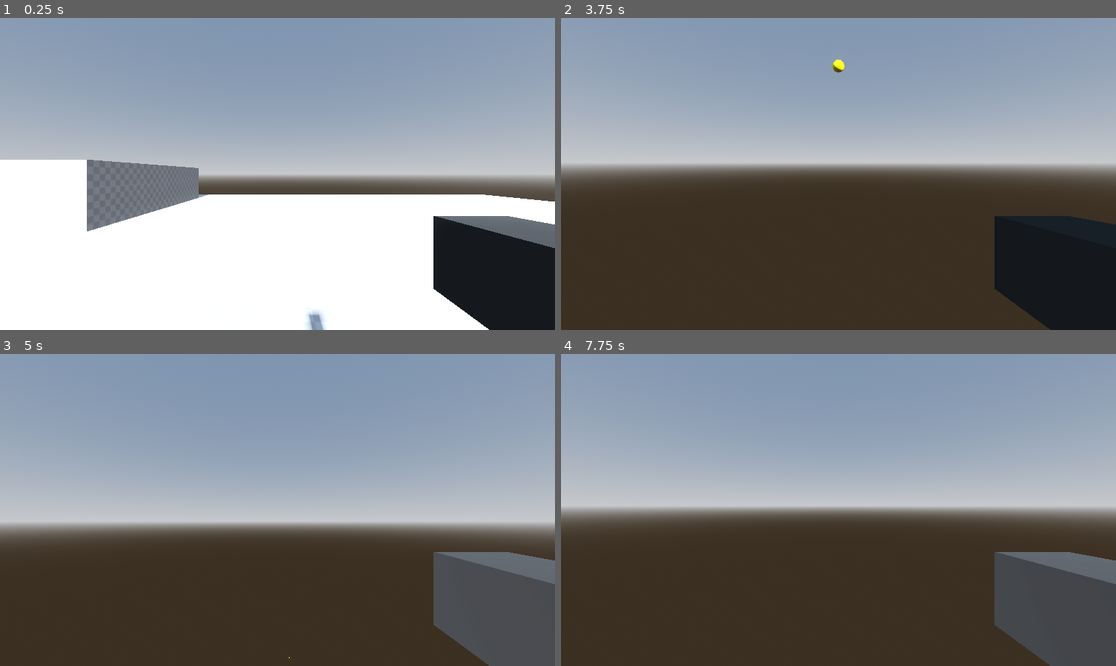
Above: before the commit, frames 1-4 (two rows, left to right).
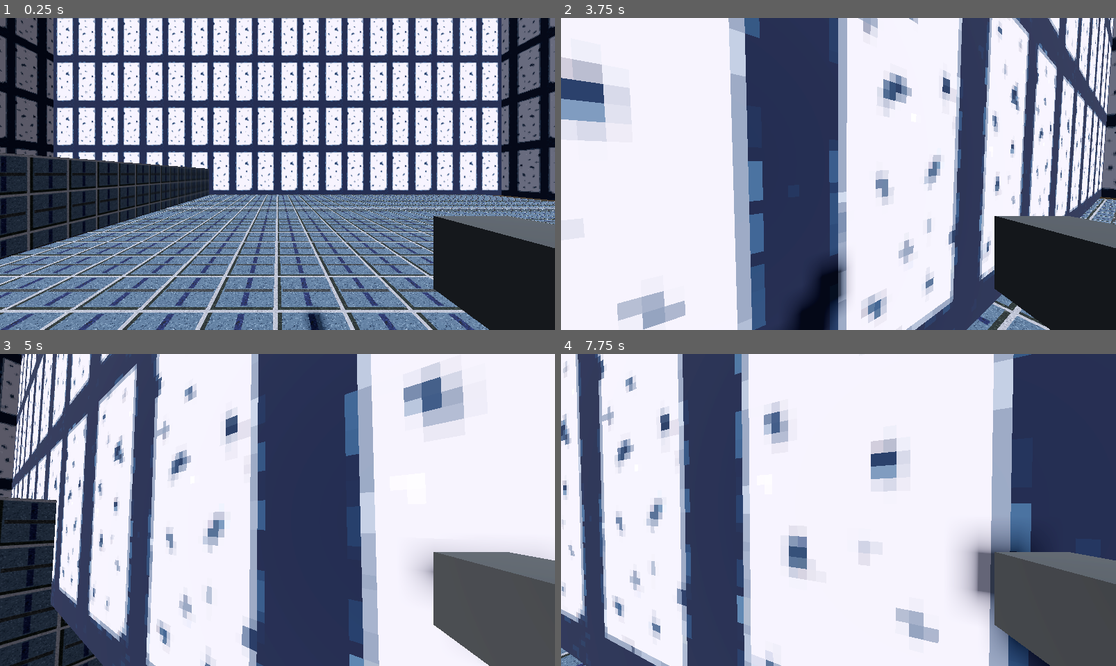
Above: after the commit, the same moments.

Repository: UselessFodder/Filthy_Neon_FPS_Project
Game: Godot game, scene res://world.tscn
Same seed, same stepped clock (60 frames per second), same inputs: the game is played once before the commit and once after it.
Inputs (mouse positions are in pixels of both pictures, inside the frame that each line leads up to):
- Up to frame 1 (0.25 s): no input
- Up to frame 2 (3.75 s): tap Enter (ui_accept) at 0.5, 0.77, 1.52, 2.75, 3.02 s; move the mouse to (866, 174) at 0.52 s; hold Ctrl (crouch) 0.53-1.28 s; hold Up (ui_up) from 0.53 s (still down); move the mouse to (810, 174) at 1.27 s; click (810, 174) at 1.35 s; move the mouse to (849, 167) at 2.02 s; hold Shift (sprint) 2.03-2.78 s; move the mouse to (832, 180) at 2.77 s; tap Ctrl (crouch) at 2.85 s; move the mouse to (877, 177) at 3.52 s; press the mouse at (877, 177) at 3.53 s
- Up to frame 3 (5 s): keep holding Up (ui_up); tap Enter (ui_accept) at 3.77, 4.52 s; move the mouse to (233, 506) at 4.27 s; release the mouse at (233, 506) at 4.28 s; tap Shift (sprint) at 4.35 s
- Up to frame 4 (7.75 s): move the mouse to (844, 510) at 5.02 s; hold Ctrl (crouch) 5.03-5.78 s; tap Enter (ui_accept) at 5.75, 6.02, 6.77, 7.52 s; move the mouse to (816, 503) at 5.77 s; release Up (ui_up) at 5.78 s; hold Right (ui_right) 5.78-6.53 s; click (816, 503) at 5.85 s; move the mouse to (866, 510) at 6.52 s; hold Shift (sprint) 6.53-7.28 s; hold Up (ui_up) from 6.53 s (still down); move the mouse to (810, 510) at 7.27 s; tap Ctrl (crouch) at 7.35 s

The runs differ from the first frame. In frame 1, 91% of the frame differs, in the area x 0-100%, y 0-100%; in frame 2, 92%; in frame 3, 91%; in frame 4, 91%.

Commit message:
Added some test textures and made box zone

Diff:
--- a/bullet.tscn
+++ b/bullet.tscn
@@ -3,8 +3,8 @@
 [ext_resource type="Script" path="res://bullet body.gd" id="1_ok1ik"]
 
 [sub_resource type="PhysicsMaterial" id="PhysicsMaterial_x2lyj"]
-friction = 0.2
-bounce = 0.5
+friction = 0.1
+bounce = 0.7
 
 [sub_resource type="SphereShape3D" id="SphereShape3D_lyrl0"]
 radius = 0.2
@@ -20,13 +20,15 @@
 [node name="bullet" type="Node3D"]
 
 [node name="bullet body" type="RigidBody3D" parent="."]
+mass = 0.25
 physics_material_override = SubResource("PhysicsMaterial_x2lyj")
+continuous_cd = true
 max_contacts_reported = 10
 contact_monitor = true
 script = ExtResource("1_ok1ik")
 
 [node name="collider" type="CollisionShape3D" parent="bullet body"]
-transform = Transform3D(0.2, 0, 0, 0, 0.2, 0, 0, 0, 0.2, 0, 0, 0)
+transform = Transform3D(0.05, 0, 0, 0, 0.05, 0, 0, 0, 0.05, 0, 0, 0)
 shape = SubResource("SphereShape3D_lyrl0")
 
 [node name="mesh" type="MeshInstance3D" parent="bullet body/collider"]
--- a/weapon.gd
+++ b/weapon.gd
@@ -1,8 +1,8 @@
 class_name Weapon extends Node3D
 
 @export var is_automatic = true
-const SPEED = 20
-const RATE_OF_FIRE = 120.0
+const SPEED = 50
+const RATE_OF_FIRE = 300.0
 
 var ready_to_fire = true
 
--- a/world.tscn
+++ b/world.tscn
@@ -1,8 +1,8 @@
-[gd_scene load_steps=14 format=3 uid="uid://c38oo4hewv0mn"]
+[gd_scene load_steps=10 format=3 uid="uid://c38oo4hewv0mn"]
 
 [ext_resource type="PackedScene" uid="uid://ckglgbmpqcw2y" path="res://player.tscn" id="1_yecuh"]
-[ext_resource type="Texture2D" uid="uid://dtslkm84s5v1t" path="res://textures/texture_06.png" id="2_s6tlx"]
-[ext_resource type="Shader" path="res://world.gdshader" id="3_ry6mq"]
+[ext_resource type="Texture2D" uid="uid://bvylvyu8b5g1u" path="res://textures/panel2.png" id="4_qfp77"]
+[ext_resource type="Texture2D" uid="uid://bgk46m01afyya" path="res://textures/texturetest.png" id="5_m4eg6"]
 
 [sub_resource type="ProceduralSkyMaterial" id="ProceduralSkyMaterial_khrc0"]
 sky_horizon_color = Color(0.64625, 0.65575, 0.67075, 1)
@@ -17,31 +17,31 @@
 tonemap_mode = 2
 glow_enabled = true
 
-[sub_resource type="BoxShape3D" id="BoxShape3D_wccvw"]
-size = Vector3(20, 0.5, 20)
+[sub_resource type="StandardMaterial3D" id="StandardMaterial3D_n2wbw"]
+transparency = 1
+diffuse_mode = 1
+albedo_texture = ExtResource("4_qfp77")
+uv1_scale = Vector3(0.5, 0.5, 0.5)
+uv1_offset = Vector3(0, 0, 0.25)
+uv1_triplanar = true
+texture_filter = 0
 
-[sub_resource type="ShaderMaterial" id="ShaderMaterial_5k67n"]
-render_priority = 0
-shader = ExtResource("3_ry6mq")
+[sub_resource type="StandardMaterial3D" id="StandardMaterial3D_yosii"]
+transparency = 1
+diffuse_mode = 1
+albedo_color = Color(0.592157, 0.592157, 0.592157, 1)
+albedo_texture = ExtResource("5_m4eg6")
+uv1_scale = Vector3(2, 2, 2)
+uv1_triplanar = true
+texture_filter = 0
 
-[sub_resource type="StandardMaterial3D" id="StandardMaterial3D_61lfq"]
-next_pass = SubResource("ShaderMaterial_5k67n")
-albedo_color = Color(1, 0.380392, 1, 1)
-albedo_texture = ExtResource("2_s6tlx")
+[sub_resource type="StandardMaterial3D" id="StandardMaterial3D_enrjr"]
+albedo_color = Color(0.709804, 0.709804, 0.709804, 1)
+albedo_texture = ExtResource("5_m4eg6")
+refraction_enabled = true
+uv1_scale = Vector3(2, 2, 2)
 uv1_triplanar = true
-
-[sub_resource type="BoxMesh" id="BoxMesh_8vlek"]
-material = SubResource("StandardMaterial3D_61lfq")
-size = Vector3(20, 0.5, 20)
-
-[sub_resource type="PortableCompressedTexture2D" id="PortableCompressedTexture2D_l3tlq"]
-
-[sub_resource type="StandardMaterial3D" id="StandardMaterial3D_r07ey"]
-roughness_texture = SubResource("PortableCompressedTexture2D_l3tlq")
-
-[sub_resource type="StandardMaterial3D" id="StandardMaterial3D_qyu3t"]
-albedo_texture = ExtResource("2_s6tlx")
-uv1_triplanar = true
+grow = true
 
 [node name="World" type="Node3D"]
 
@@ -49,29 +49,45 @@
 environment = SubResource("Environment_xkdit")
 
 [node name="DirectionalLight3D" type="DirectionalLight3D" parent="."]
-transform = Transform3D(1, 0, 0, 0, 0.821149, 0.570714, 0, -0.570714, 0.821149, 0, 8.09588, 0)
+transform = Transform3D(1, 0, 0, 0, 0.821149, 0.570714, 0, -0.570714, 0.821149, 0, 25.234, 0)
 shadow_enabled = true
 
-[node name="Node3D" parent="." instance=ExtResource("1_yecuh")]
+[node name="Player Character" parent="." instance=ExtResource("1_yecuh")]
 transform = Transform3D(1, 0, 0, 0, 1, 0, 0, 0, 1, 0, 0.758151, 0)
 
-[node name="RigidBody3D" type="RigidBody3D" parent="."]
-transform = Transform3D(1, 0, 0, 0, 1, 0, 0, 0, 1, 0, -1, 0)
+[node name="Walls" type="Node3D" parent="."]
 
-[node name="CollisionShape3D" type="CollisionShape3D" parent="RigidBody3D"]
-shape = SubResource("BoxShape3D_wccvw")
+[node name="Wall 1" type="CSGBox3D" parent="Walls"]
+transform = Transform3D(1, 0, 0, 0, 1, 0, 0, 0, 1, 0, 4.37986, -9.75329)
+use_collision = true
+size = Vector3(20, 8.15479, 1.35394)
+material = SubResource("StandardMaterial3D_n2wbw")
 
-[node name="MeshInstance3D" type="MeshInstance3D" parent="RigidBody3D"]
-mesh = SubResource("BoxMesh_8vlek")
-surface_material_override/0 = SubResource("StandardMaterial3D_r07ey")
+[node name="Wall 2" type="CSGBox3D" parent="Walls"]
+transform = Transform3D(1, 0, 0, 0, 1, 0, 0, 0, 1, 0, 4.37986, 10.6499)
+use_collision = true
+size = Vector3(20, 8.15479, 1.35394)
+material = SubResource("StandardMaterial3D_n2wbw")
 
-[node name="CSGBox3D" type="CSGBox3D" parent="."]
-material_override = SubResource("StandardMaterial3D_qyu3t")
+[node name="Wall 3" type="CSGBox3D" parent="Walls"]
+transform = Transform3D(1, 0, 0, 0, 1, 0, 0, 0, 1, -10.6159, 4.37986, -0.0833912)
+use_collision = true
+size = Vector3(1.354, 8.155, 20)
+material = SubResource("StandardMaterial3D_n2wbw")
+
+[node name="Wall 4" type="CSGBox3D" parent="Walls"]
+transform = Transform3D(1, 0, 0, 0, 1, 0, 0, 0, 1, 10.64, 4.37986, -0.0833912)
+use_collision = true
+size = Vector3(1.354, 8.155, 20)
+material = SubResource("StandardMaterial3D_n2wbw")
+
+[node name="Main Floor" type="CSGBox3D" parent="."]
 use_collision = true
 size = Vector3(20, 0.5, 20)
+material = SubResource("StandardMaterial3D_yosii")
 
-[node name="CSGBox3D2" type="CSGBox3D" parent="."]
-transform = Transform3D(1, 0, 0, 0, 1, 0, 0, 0, 1, -5.81083, 0, -6.03162)
-material_override = SubResource("StandardMaterial3D_qyu3t")
+[node name="Jump Box" type="CSGBox3D" parent="."]
+transform = Transform3D(1, 0, 0, 0, 1, 0, 0, 0, 1, -5.23275, -4.76837e-07, -5.66993)
 use_collision = true
-size = Vector3(5, 3, 5)
+size = Vector3(3.96529, 3, 7.98272)
+material = SubResource("StandardMaterial3D_enrjr")
Binary file added: textures/panel.png
Not shown, added: textures/panel.png.import
Binary file added: textures/panel2.png
Not shown, added: textures/panel2.png.import
